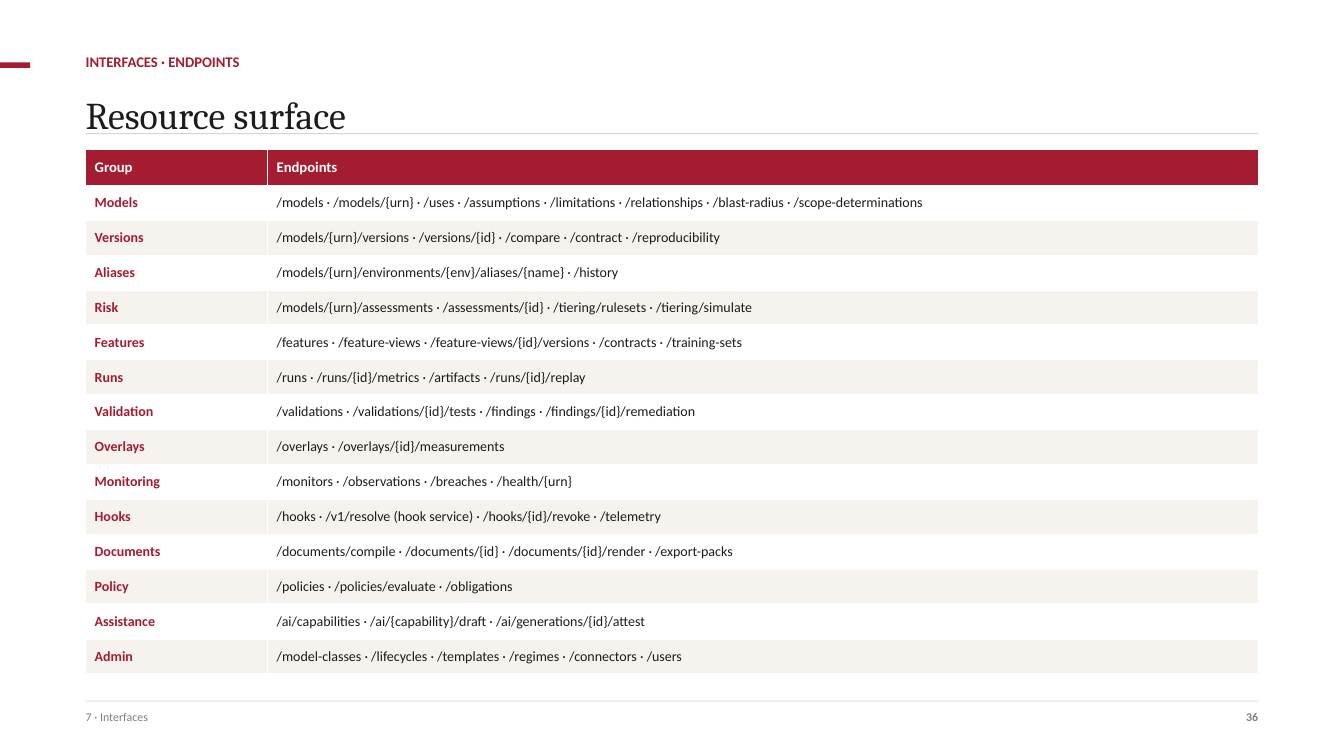
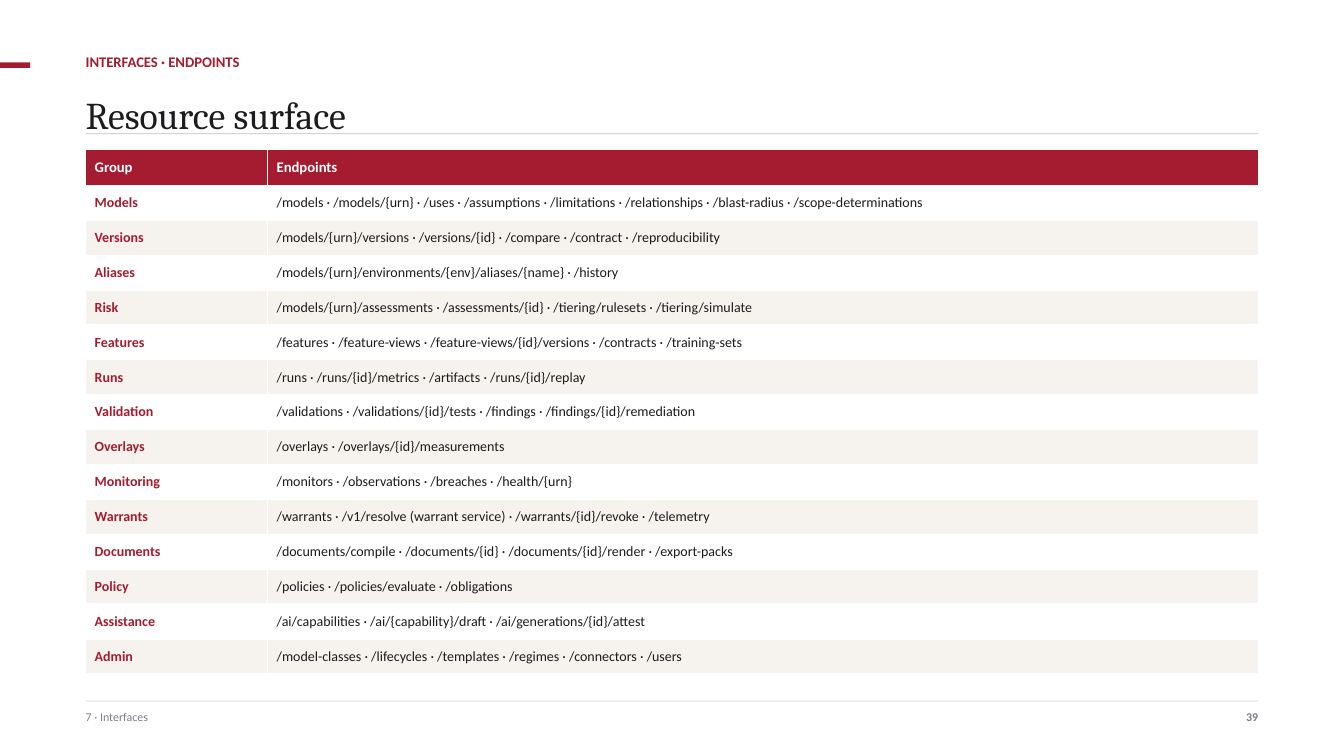
Before and after one commit to ajsinha/maya, a slide deck: slide 40 of docs/MAYA-System-Design.pptx (slide 37 before the commit). Drawn at 1344x756 pixels with LibreOffice and Linux fonts; fonts in the diff are those of the drawing. Boxes give left, top, right and bottom in pixels: in the first picture for what was removed or moved away, otherwise in the second. Text is boxed around its words. In the diff, an @@ line names an element or a change of style, - is before the commit and + after.

```diff
--- a/docs/MAYA-System-Design.pptx
+++ b/docs/MAYA-System-Design.pptx
@@ table at bbox=[86, 149, 1259, 675] @@
-row 11, column 1: Hooks
+row 11, column 1: Warrants
-row 11, column 2: /hooks · /v1/resolve (hook service) · /hooks/{id}/revoke · /telemetry
+row 11, column 2: /warrants · /v1/resolve (warrant service) · /warrants/{id}/revoke · /telemetry
```
Also in this commit, not shown: 25 other slides changed, 3 slides added, 2 other files.
